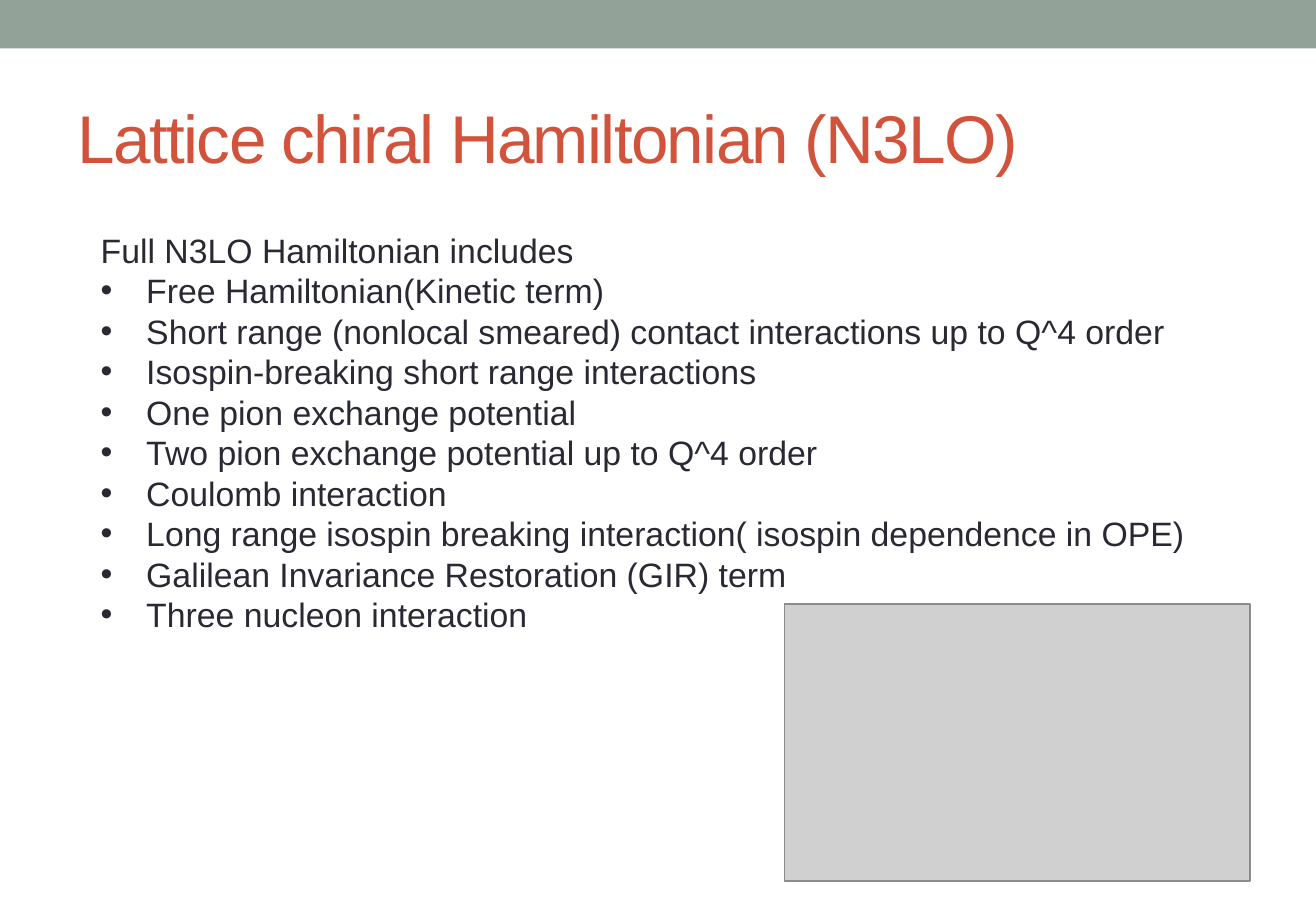
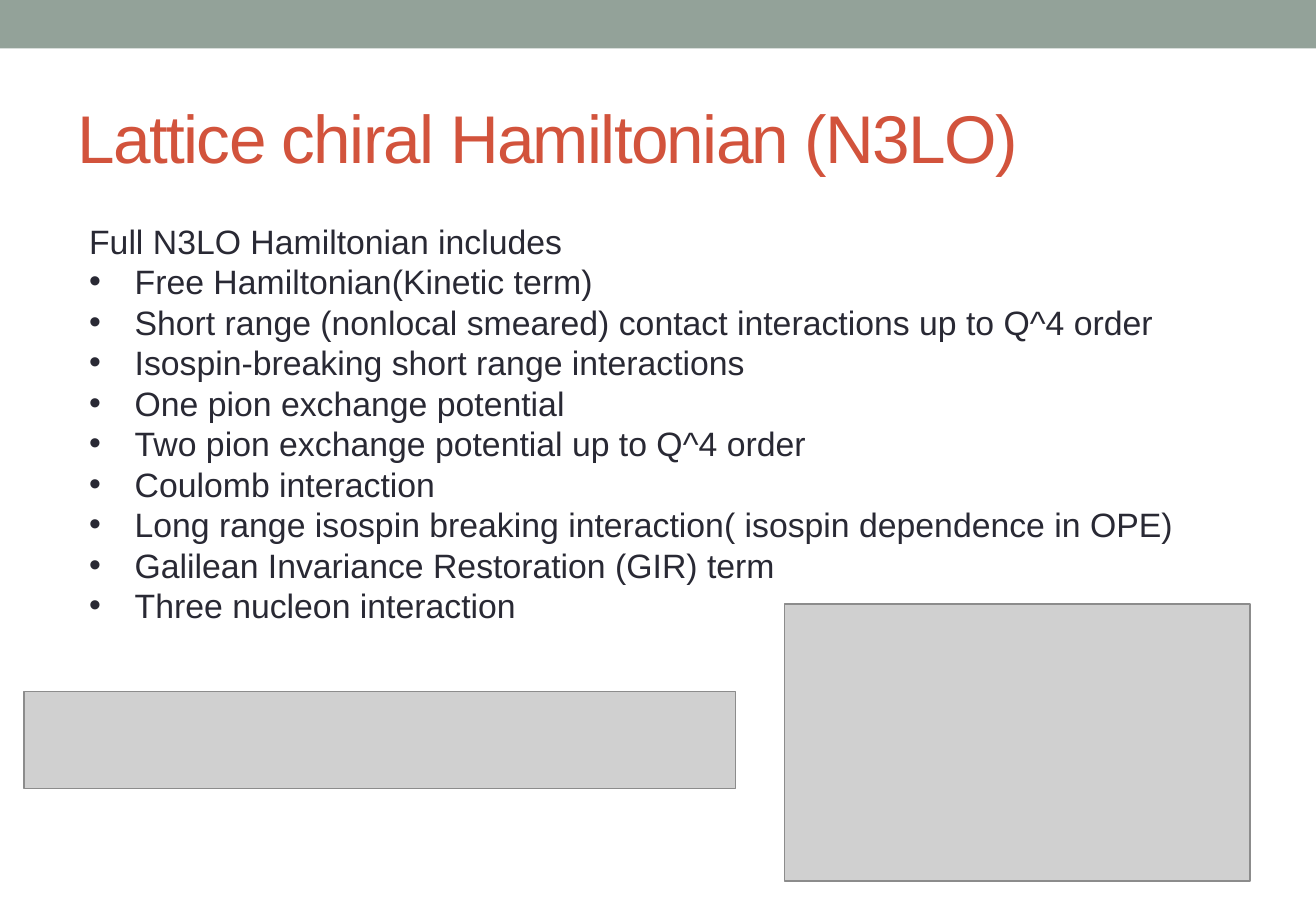
Before and after one commit to alphacentaury-github/NPSS2020, a slide deck: slide 8 of 20220411_KPS_송영호.pptx (slide 10 before the commit). Drawn at 1316x911 pixels with LibreOffice and Linux fonts; fonts in the diff are those of the drawing; grey boxes stand for pictures. Boxes give left, top, right and bottom in pixels: in the first picture for what was removed or moved away, otherwise in the second. Text is boxed around its words. In the diff, an @@ line names an element or a change of style, - is before the commit and + after.

```diff
--- a/20220411_KPS_송영호.pptx
+++ b/20220411_KPS_송영호.pptx
@@ text "Full N3LO Hamiltonian includes": place and size @@
-text "Full N3LO Hamiltonian includes" at [101,238,1185,628]
+text "Full N3LO Hamiltonian includes" at [89,229,1173,619]
@@ picture added at [24,693,736,790] @@
```
Also in this commit, not shown: 3 other slides changed, 2 slides added, 2 slides removed.
